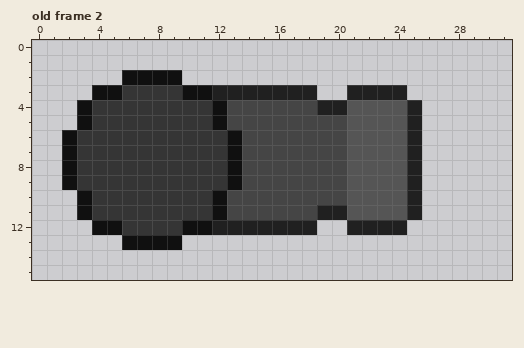
Edited in one commit: pixel-art file (assets/images/animated/barrel.ase). The first picture shows the starting point.
32x16 pixels, 4 frames. Shown: old frame 2.
Once edited:
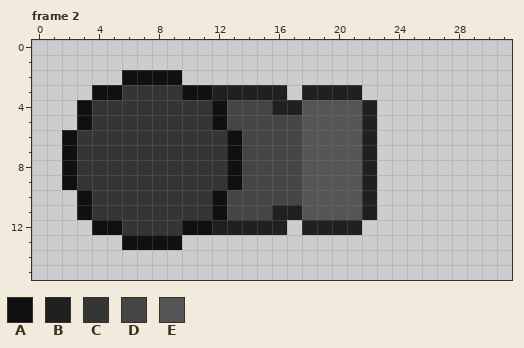
Palette (. is transparent): A #101010  B #202020  C #353535  D #454545  E #555555
A new or re-ordered frame is compared with the old frame closest to it.
Changes in this commit:
frames 4 -> 5
Frame 2 is new; against old frame 2:
y 3: x 17 B -> .; x 19..20 .. -> BB; x 22..24 BBB -> ...
y 4: x 16..20 DDDBB -> BBEEE; x 22..25 EEEB -> B...
y 5..10: x 18..20 DDD -> EEE; x 22..25 EEEB -> B...
y 11: x 16..20 DDDBB -> BBEEE; x 22..25 EEEB -> B...
y 12: x 17 B -> .; x 19..20 .. -> BB; x 22..24 BBB -> ...
